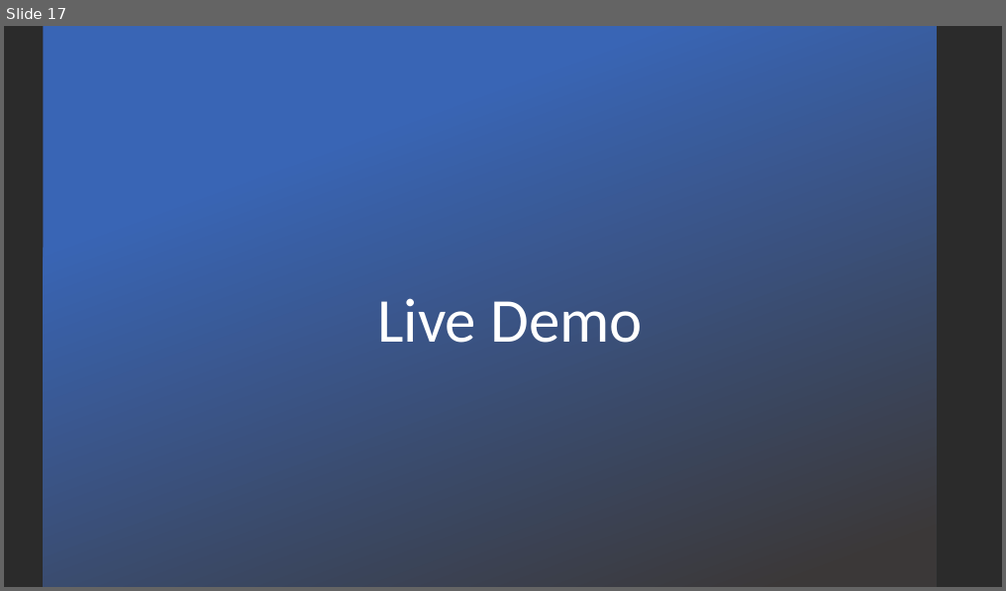
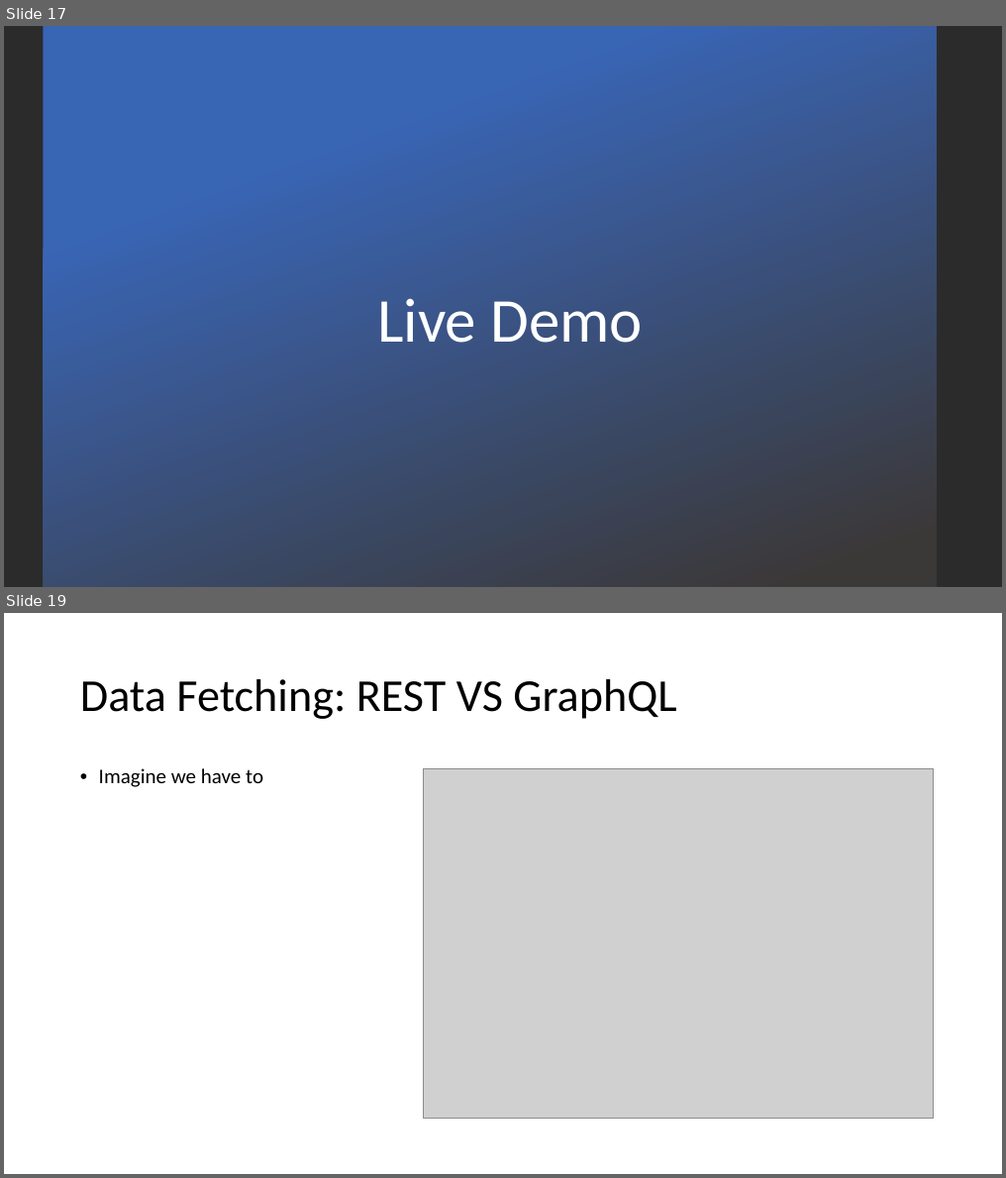
Before and after one commit to patelg123/graphql-presentation, a slide deck: current.pptx. Shown one above the other, each under a label of ours: slide 17 before the commit, slides 17 and 19 after it; the slides between them are not shown. The pictures are 1006x591 and 1006x1178 pixels, drawn with LibreOffice and Linux fonts; fonts in the diff are those of the drawing; grey boxes stand for pictures; background and template pictures are left out; a plain dark background stands for a picture behind light text. Boxes give left, top, right and bottom in pixels: in the first picture for what was removed or moved away, otherwise in the second. Text is boxed around its words. In the diff, an @@ line names an element or a change of style, - is before the commit and + after.

```diff
--- a/current.pptx
+++ b/current.pptx
@@ slide 19 added at (x1=4, y1=613, x2=1002, y2=1174), background #FFFFFF @@
@@ title added at (x1=80, y1=679, x2=676, y2=719), 44 pt, text #000000 @@
+Data Fetching: REST VS GraphQL
@@ text added at (x1=99, y1=768, x2=263, y2=787), 20 pt, text #000000 @@
+• Imagine we have to
@@ picture added at (x1=423, y1=768, x2=934, y2=1118) @@
```
Also in this commit, not shown: 5 other slides added, 1 other file.
